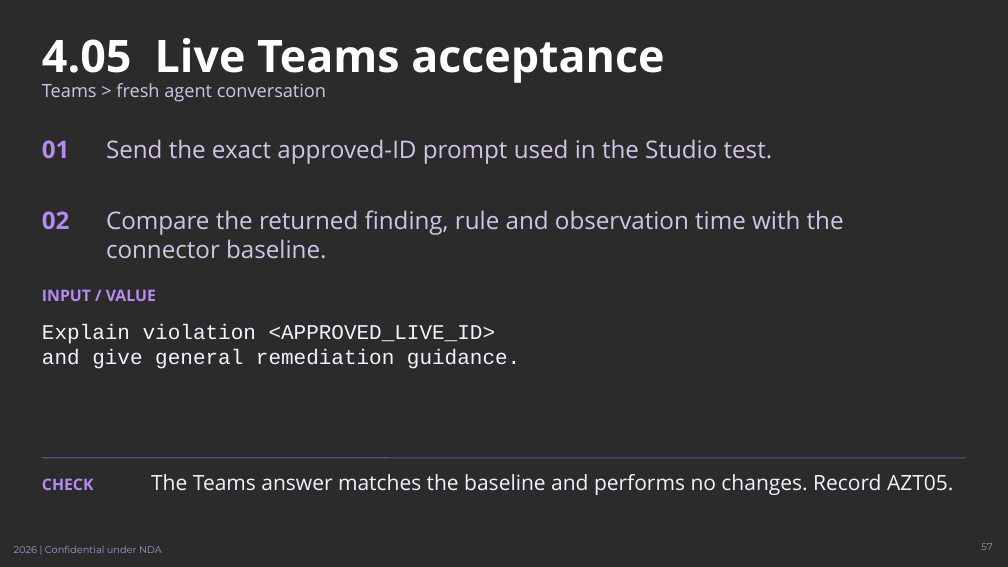
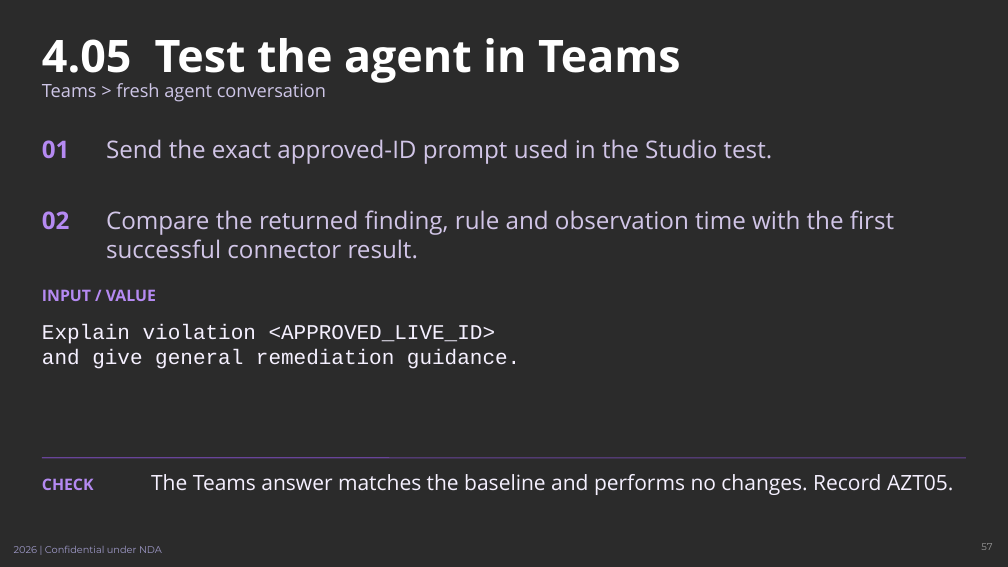
Before and after one commit to johnt-zenity/zenity-remediation-assistant, a slide deck: slide 57 of docs/training/zenity-teams-training.pptx. Drawn at 1008x567 pixels with LibreOffice and Linux fonts; fonts in the diff are those of the drawing; background and template pictures are left out; a plain dark background stands for a picture behind light text. Boxes give left, top, right and bottom in pixels: in the first picture for what was removed or moved away, otherwise in the second. Text is boxed around its words. In the diff, an @@ line names an element or a change of style, - is before the commit and + after.

```diff
--- a/docs/training/zenity-teams-training.pptx
+++ b/docs/training/zenity-teams-training.pptx
@@ title at <box>42,38,681,84</box>: text changed @@
-4.05 Live Teams acceptance
+4.05 Test the agent in Teams
@@ text at <box>106,210,894,259</box>: text changed @@
-Compare the returned finding, rule and observation time with the connector baseline.
+Compare the returned finding, rule and observation time with the first successful connector result.
```
Also in this commit, not shown: 31 other slides changed, 6 other files.
